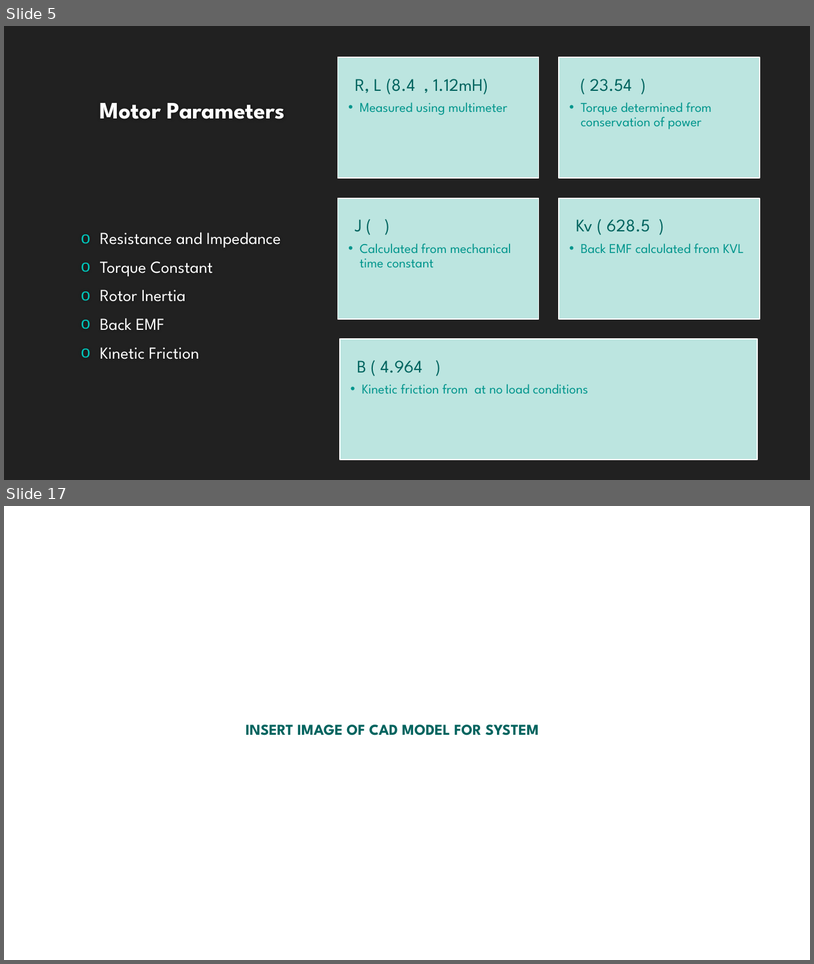
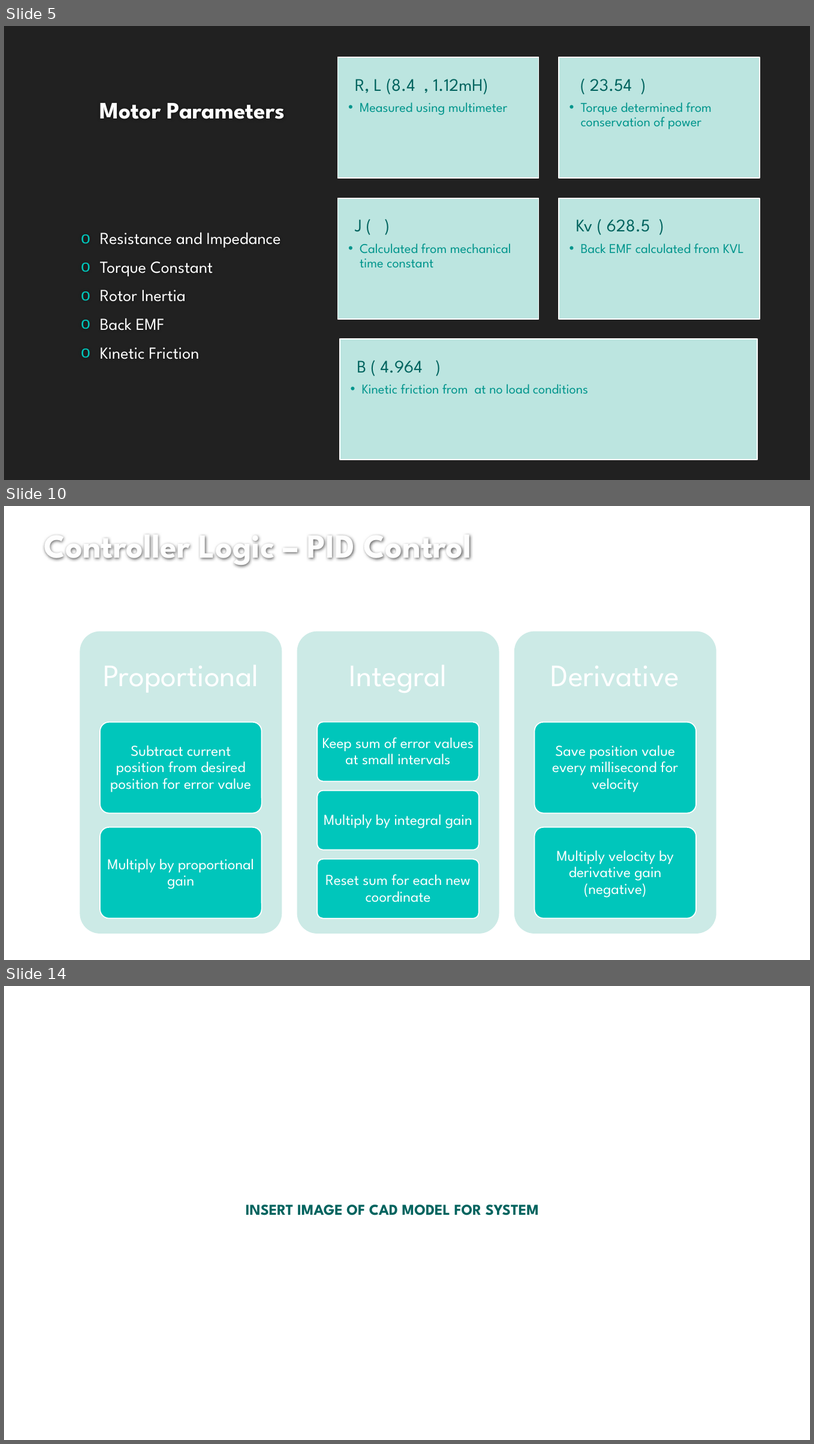
Before and after one commit to lcall3/Controller, a slide deck: doc/report/demo2.pptx. Shown one above the other, each under a label of ours: slides 5 and 17 before the commit, slides 5, 10 and 14 after it; the slides between them are not shown. The pictures are 814x964 and 814x1444 pixels, drawn with LibreOffice and Linux fonts; fonts in the diff are those of the drawing; background and template pictures are left out. Boxes give left, top, right and bottom in pixels: in the first picture for what was removed or moved away, otherwise in the second. Text is boxed around its words. In the diff, an @@ line names an element or a change of style, - is before the commit and + after.

```diff
--- a/doc/report/demo2.pptx
+++ b/doc/report/demo2.pptx
@@ slide 10 added at box(4, 506, 810, 960), background #FFFFFF @@
@@ title added at box(44, 535, 472, 567), 40 pt, text #FEFEFE, bold @@
+Controller Logic – PID Control
@@ group added at box(80, 631, 717, 933): 10 rounded rectangles, 10 texts @@
+Proportional
+Subtract current position from desired position for error value
+Multiply by proportional gain
+Integral
+Keep sum of error values at small intervals
+Multiply by integral gain
+Reset sum for each new coordinate
+Derivative
+Save position value every millisecond for velocity
+Multiply velocity by derivative gain (negative)
@@ what was slide 17 is now slide 14 @@
```
Also in this commit, not shown: 7 slides changed, 3 other slides added, 6 slides removed, 5 other files.
